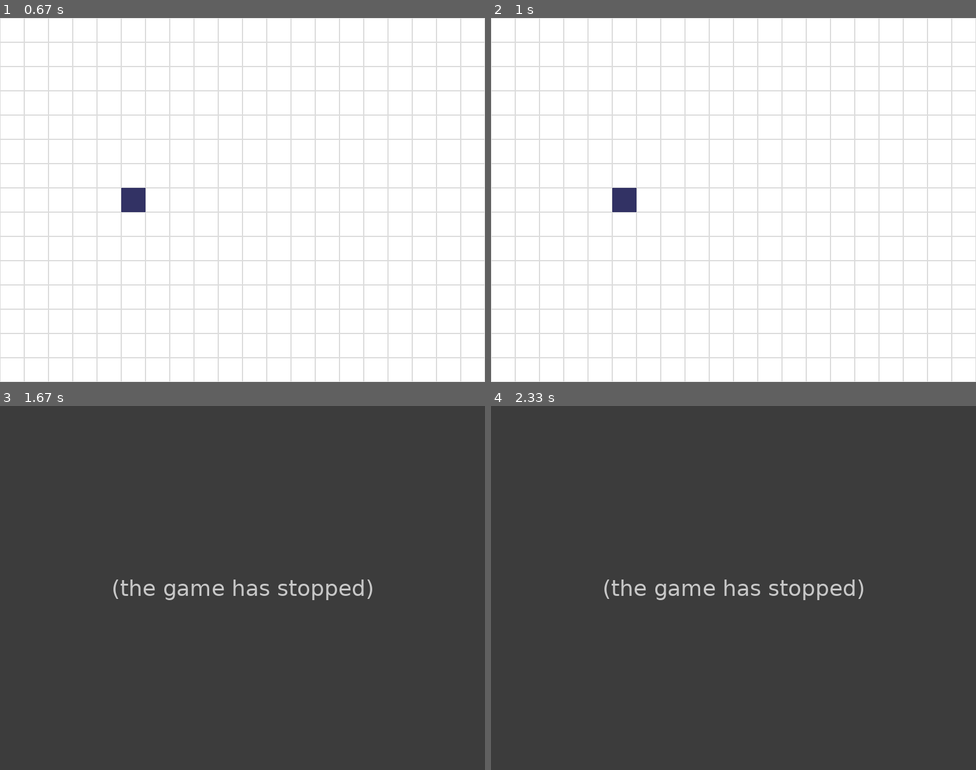
Above: before the commit, frames 1-4 (two rows, left to right).
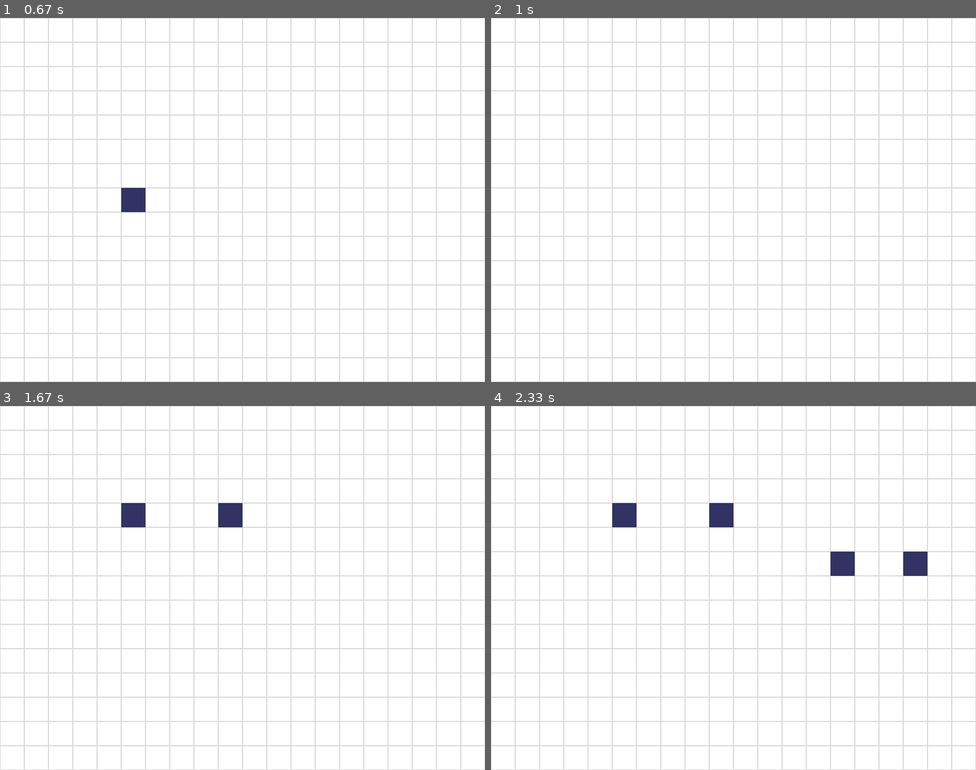
Above: after the commit, the same moments.

Repository: bit-magpie/PyGame_path_planning_visualizer
Game: pygame game, started from generate_maze.py
The game is run twice, just before and just after one commit, with the same random seed, the same clock (stepped at 60 frames per second) and the same inputs.
Inputs (mouse positions are in pixels of both pictures, inside the frame that each line leads up to):
- Up to frame 1 (0.67 s): press the mouse at (242, 221) at 0.37 s; move the mouse to (184, 214) at 0.47 s; release the mouse at (126, 203) at 0.6 s
- Up to frame 2 (1 s): tap D at 0.67 s
- Up to frame 3 (1.67 s): press the mouse at (242, 609) at 1.03 s; move the mouse to (184, 562) at 1.13 s; release the mouse at (126, 515) at 1.27 s; press the mouse at (242, 609) at 1.37 s; move the mouse to (237, 569) at 1.47 s; release the mouse at (227, 526) at 1.6 s
- Up to frame 4 (2.33 s): press the mouse at (733, 609) at 1.7 s; move the mouse to (782, 584) at 1.8 s; release the mouse at (830, 558) at 1.93 s; press the mouse at (733, 609) at 2.03 s; move the mouse to (820, 584) at 2.13 s; release the mouse at (908, 558) at 2.27 s

Frame 1 is identical in both runs. In frame 2, 0.3% of the frame differs, in the area x 25-30%, y 46-54%; in frame 3, 100%, in the area x 0-100%, y 0-100%; in frame 4, 100%.
Error before the commit: ValueError: list.remove(x): x not in list (generate_maze.py line 29); the game stopped at 1.27 s (later frames are placeholders)

Commit message:
route calculation is added.

Diff:
--- a/generate_maze.py
+++ b/generate_maze.py
@@ -13,7 +13,6 @@
     sfr_grid = g.get_surface()
     obstacles = []
 
-    delete = False
     clock = pygame.time.Clock()
 
     while True:
@@ -23,16 +22,14 @@
                 raise SystemExit
             if event.type == pygame.MOUSEBUTTONUP:
                 pos = g.get_cell(pygame.mouse.get_pos())
-                if not delete:
+                if pos in obstacles:
+                    obstacles.remove(pos)
+                else:
                     obstacles.append(pos)
-                else:
-                    index = obstacles.remove(pos)
-                print(obstacles)
+
             if event.type == pygame.KEYDOWN:
                 if event.key == pygame.K_d:
-                    delete = True
-                elif event.key == pygame.K_s:
-                    delete = False
+                    obstacles = []
 
         parent.fill((255, 255, 255))
         g.select_cells(obstacles)
--- a/grid.py
+++ b/grid.py
@@ -15,6 +15,10 @@
         self.cells = list()
         for i in range(self.h_units):
             self.cells.append([[0, self.get_cell_center(i,j)] for j in range(self.v_units)])
+
+    def redraw_all(self):
+        self.surface.fill((255,255,255))
+        _ = self.get_surface()
 
     def get_cell_center(self, i, j):
         return int(i*self.unit_length + self.unit_length/2), int(j*self.unit_length + self.unit_length/2)
@@ -38,12 +42,17 @@
         return self.surface
 
     def set_target(self, position, robot=0):
+        for target in self.targets:
+            if target[0] == robot:
+                self.targets.remove(target)
         self.targets.append([robot, position])
+        self.redraw_all()
         for trg in self.targets:
             pygame.draw.rect(self.surface, (255,255,0), self.get_rect(trg[1]))
             pygame.draw.circle(self.surface, (255,0,0), self.get_center(trg[1]), int(self.unit_length/2) - 2, 4)
 
     def select_cells(self, cells, color=(50,50,100)):
+        self.redraw_all()
         for cell in cells:
             pygame.draw.rect(self.surface, color, self.get_rect(cell))
 
--- a/planner.py
+++ b/planner.py
@@ -1,10 +1,12 @@
 import pygame
 import numpy as np
+from pygame.math import Vector2
 
 class Planner():
     def __init__(self, grid):
         self.grid = grid
         self.turn_points = []
+        self.connection = []
         # self.current = current
         # self.target = target
 
@@ -13,7 +15,7 @@
             for j in range(self.grid.v_units):
                 if self.grid.cells[i][j][0] == 0:
                     obs_count = []
-                    if len(obs_count) < 2:
+                    if len(obs_count) < 3:
                         for pos in self.get_neighbors((i,j)):
                             if self.grid.cells[pos[0]][pos[1]][0] == 100:
                                 obs_count.append(pos)
@@ -47,5 +49,26 @@
     def get_neighbors(self, cell):
         return [tuple(np.array(cell) + np.array(c)) for c in self.get_neighbor_pos(cell)]
 
+    def get_paths(self):
+        t_points = self.turn_points
+        for point in t_points:
+            for other in t_points:
+                if point != other:
+                    diff_vector = (Vector2(other) - Vector2(point))
+                    length = int(diff_vector.length())
+                    no_crossings = True
+                    for i in range(length+1):
+                        seg = i*(1/length)*diff_vector + point
+                        cross = (round(seg.x),round(seg.y))
+                        if self.grid.cells[cross[0]][cross[1]][0]>0:
+                            no_crossings = False
+                            break
+
+                    if no_crossings:
+                        self.connection.append([point, other])
+                    if point in t_points:
+                        t_points.remove(point)
+
+        print(len(self.connection))
     def get_shortest(self):
         pass
--- a/test_maze.py
+++ b/test_maze.py
@@ -12,7 +12,7 @@
     # g.obstacles = [[4,1],[4,2],[4,3],[4,4],[4,5],[4,6],[4,7],[4,8],[9,6],[10,6],[11,6],[12,6],[13,6],[14,6],[11,7],[11,8],[11,9],[11,10],[11,11],[11,12],[11,13]]
     # g.obstacles = [[4,1], [4,2],[4,3],[4,4],[4,5],[4,6],[4,7],[4,8],[10,3],[11,3],[12,3],[13,3],[14,3],[11,9],[11,10],[11,11],[11,12],[11,13]]
     # g.obstacles = [[3,12], [4,12],[5,12],[6,12],[13,4],[13,5],[13,6],[13,7],[13,8],[15,7],[16,7],[17,7],[16,2],[16,13],[3,4]]
-    g.set_obstacles_file()
+    g.set_obstacles_file(path='maps/obstacles1_3.data')
     sfr_grid = g.get_surface()
     # g.set_target((18,13), robot=0)
 
@@ -22,10 +22,13 @@
     r1.angular_velocity = 1
     r1.velocity.x = 2
 
-    # d = Planner(g)
-    # d.find_vertices()
+    d = Planner(g)
+    d.find_vertices()
     # for v in d.turn_points:
-    #     g.set_target(v)
+    g.select_cells(d.turn_points, color=(100,255,100))
+    d.get_paths()
+    for path in d.connection:
+        pygame.draw.line(sfr_grid, (0,0,0), g.get_center(path[0]), g.get_center(path[1]))
 
     targets = []
     # print(r1.position)
Not shown, removed: maps/obstacles1.data
Renamed: maps/obstacles.data -> maps/obstacles1_1.data
Not shown, added: maps/obstacles1_2.data
Not shown, added: maps/obstacles1_3.data
